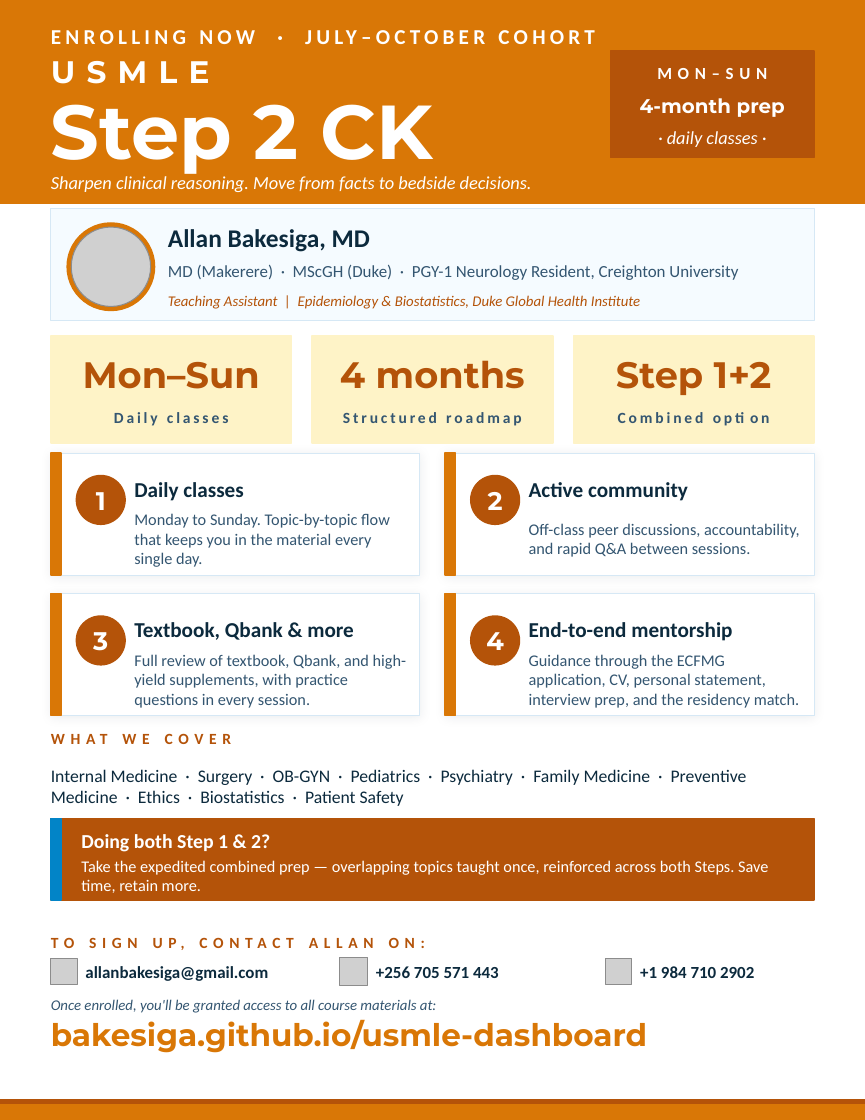
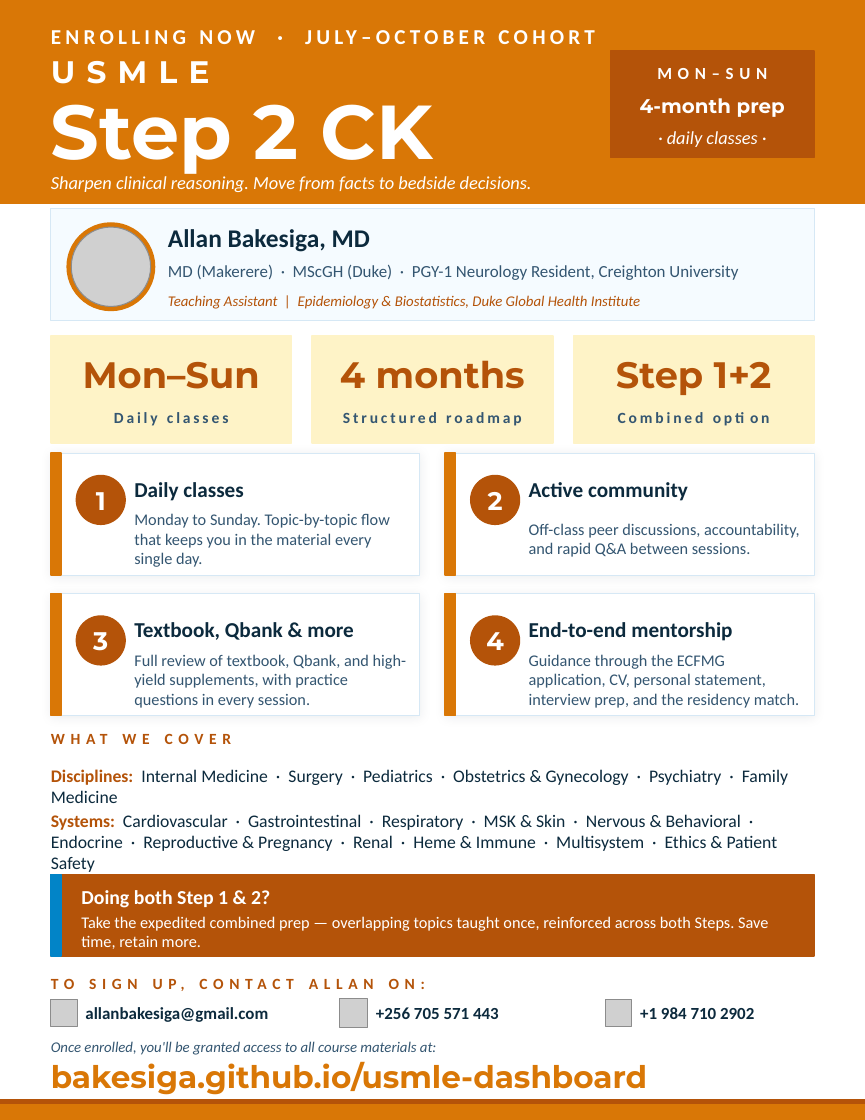
Before and after one commit to Bakesiga/usmle-dashboard, a slide deck: slide 1 of outputs/flyers/USMLE_Step2_Flyer.pptx. Drawn at 865x1120 pixels with LibreOffice and Linux fonts; fonts in the diff are those of the drawing; grey boxes stand for pictures. Boxes give left, top, right and bottom in pixels: in the first picture for what was removed or moved away, otherwise in the second. Text is boxed around its words. In the diff, an @@ line names an element or a change of style, - is before the commit and + after.

```diff
--- a/outputs/flyers/USMLE_Step2_Flyer.pptx
+++ b/outputs/flyers/USMLE_Step2_Flyer.pptx
@@ text at [51,769,788,803]: text changed @@
-Internal Medicine · Surgery · OB-GYN · Pediatrics · Psychiatry · Family Medicine · Preventive Medicine · Ethics · Biostatistics · Patient Safety
+Disciplines: Internal Medicine · Surgery · Pediatrics · Obstetrics & Gynecology · Psychiatry · Family Medicine
@@ text added at [51,814,778,875], 12.5 pt, text #0C2A3D @@
+Systems: Cardiovascular · Gastrointestinal · Respiratory · MSK & Skin · Nervous & Behavioral · Endocrine · Reproductive & Pregnancy · Renal · Heme & Immune · Multisystem · Ethics & Patient Safety
@@ 2 texts, 2 rectangles: place and size @@
-2 texts, 2 rectangles at [51,818,814,900]
+2 texts, 2 rectangles at [51,874,814,956]
@@ 6 texts, 3 pictures: place and size @@
-6 texts, 3 pictures at [51,930,814,1053]
+6 texts, 3 pictures at [51,972,814,1095]
```
Also in this commit, not shown: 2 other files.
